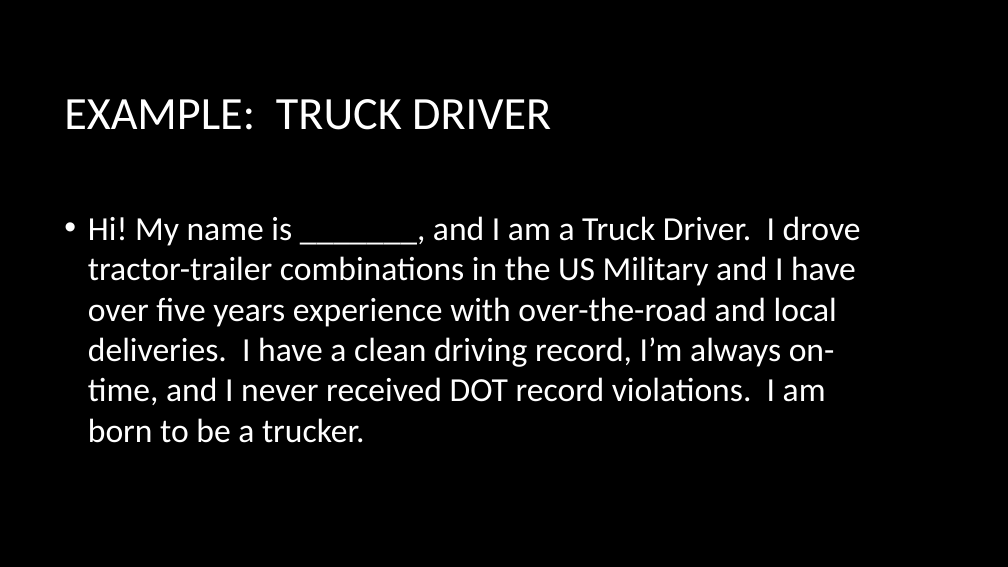
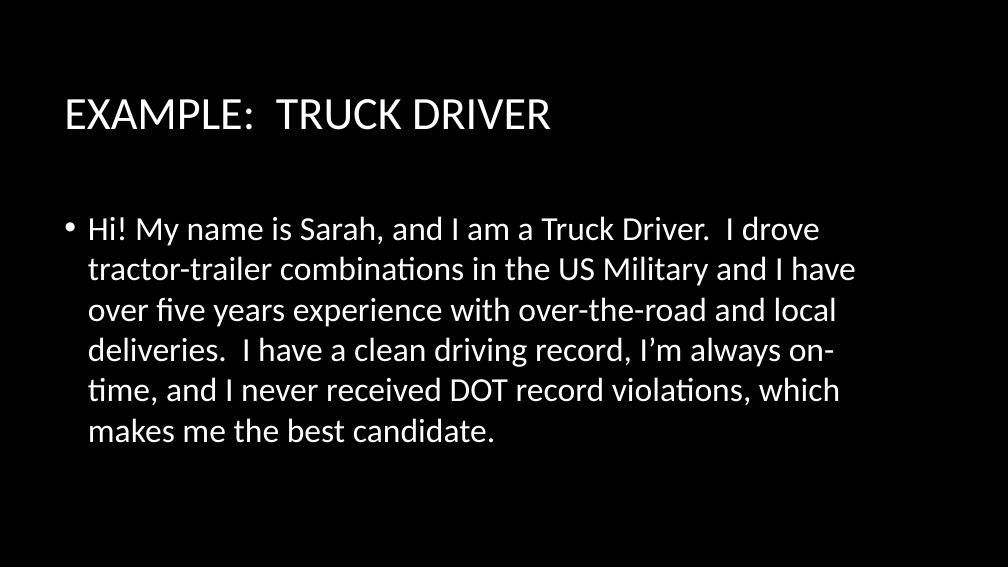
Before and after one commit to ar94952/Workshops, a slide deck: slide 7 of Branding pitch.pptx. Drawn at 1008x567 pixels with LibreOffice and Linux fonts; fonts in the diff are those of the drawing; background and template pictures are left out. Boxes give left, top, right and bottom in pixels: in the first picture for what was removed or moved away, otherwise in the second. Text is boxed around its words. In the diff, an @@ line names an element or a change of style, - is before the commit and + after.

```diff
--- a/Branding pitch.pptx
+++ b/Branding pitch.pptx
@@ text at [88, 216, 856, 443]: text changed @@
-• Hi! My name is _______, and I am a Truck Driver. I drove tractor-trailer combinations in the US Military and I have over five years experience with over-the-road and local deliveries. I have a clean driving record, I’m always on-time, and I never received DOT record violations. I am born to be a trucker.
+• Hi! My name is Sarah, and I am a Truck Driver. I drove tractor-trailer combinations in the US Military and I have over five years experience with over-the-road and local deliveries. I have a clean driving record, I’m always on-time, and I never received DOT record violations, which makes me the best candidate.
```
Also in this commit, not shown: 5 other slides changed.
